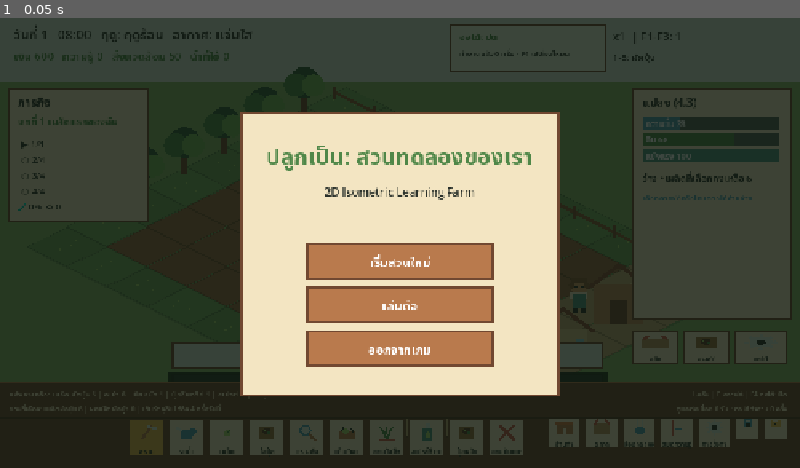
Above: before the commit, frame 1.
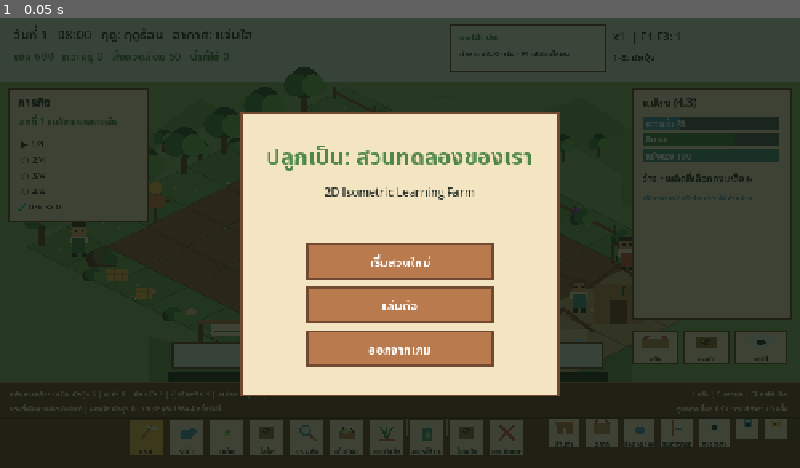
Above: after the commit, the same moment.

Repository: thanawat150/game
Game: Godot game, scene res://Main.tscn
Same seed, same stepped clock (60 frames per second), same inputs: the game is played once before the commit and once after it.
Inputs:
- Up to frame 1 (0.05 s): no input

The runs differ from the first frame. In frame 1, 0.4% of the frame differs, in the area x 8-79%, y 36-71%.

Commit message:
Use denser GrowWise world composition

Diff:
--- a/GrowWise/Main.tscn
+++ b/GrowWise/Main.tscn
@@ -1,6 +1,6 @@
 [gd_scene load_steps=2 format=3]
 
-[ext_resource type="Script" path="res://scripts/ui_layout_fix.gd" id="1"]
+[ext_resource type="Script" path="res://scripts/visual_density_fix.gd" id="1"]
 
 [node name="GrowWise" type="Node2D"]
 script = ExtResource("1")
